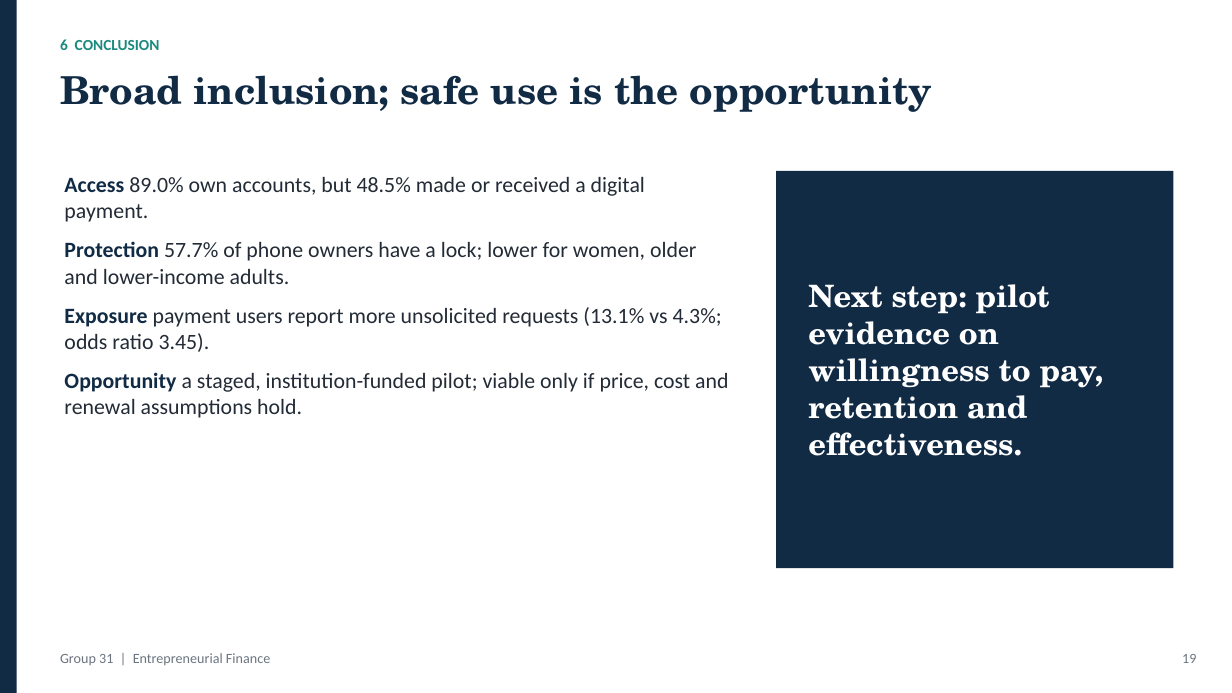
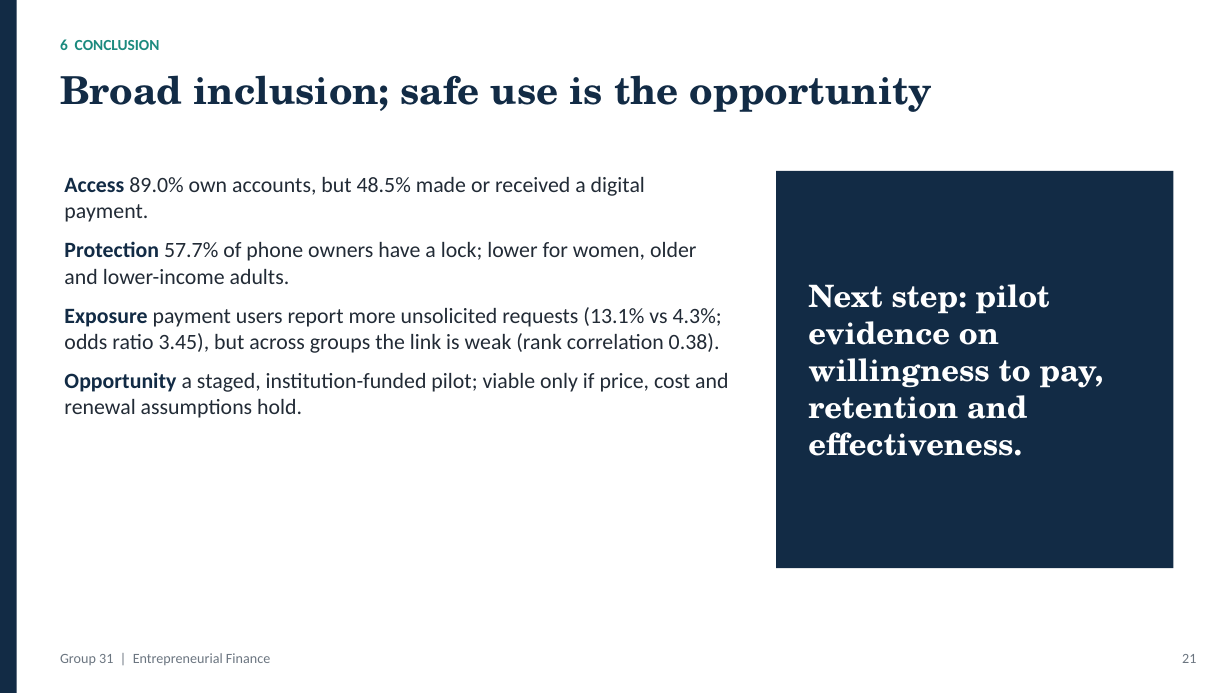
Before and after one commit to sahsudhanshu/EF, a slide deck: slide 21 of Group_31/slides/Group_31_Presentation_Final.pptx (slide 19 before the commit). Drawn at 1232x693 pixels with LibreOffice and Linux fonts; fonts in the diff are those of the drawing. Boxes give left, top, right and bottom in pixels: in the first picture for what was removed or moved away, otherwise in the second. Text is boxed around its words. In the diff, an @@ line names an element or a change of style, - is before the commit and + after.

```diff
--- a/Group_31/slides/Group_31_Presentation_Final.pptx
+++ b/Group_31/slides/Group_31_Presentation_Final.pptx
@@ text at (64,307,722,353): text changed @@
-Exposure payment users report more unsolicited requests (13.1% vs 4.3%; odds ratio 3.45).
+Exposure payment users report more unsolicited requests (13.1% vs 4.3%; odds ratio 3.45), but across groups the link is weak (rank correlation 0.38).
@@ text at (1182,654,1196,663): text changed @@
-19
+21
```
Also in this commit, not shown: 11 other slides changed, 2 slides added, 37 other files.
